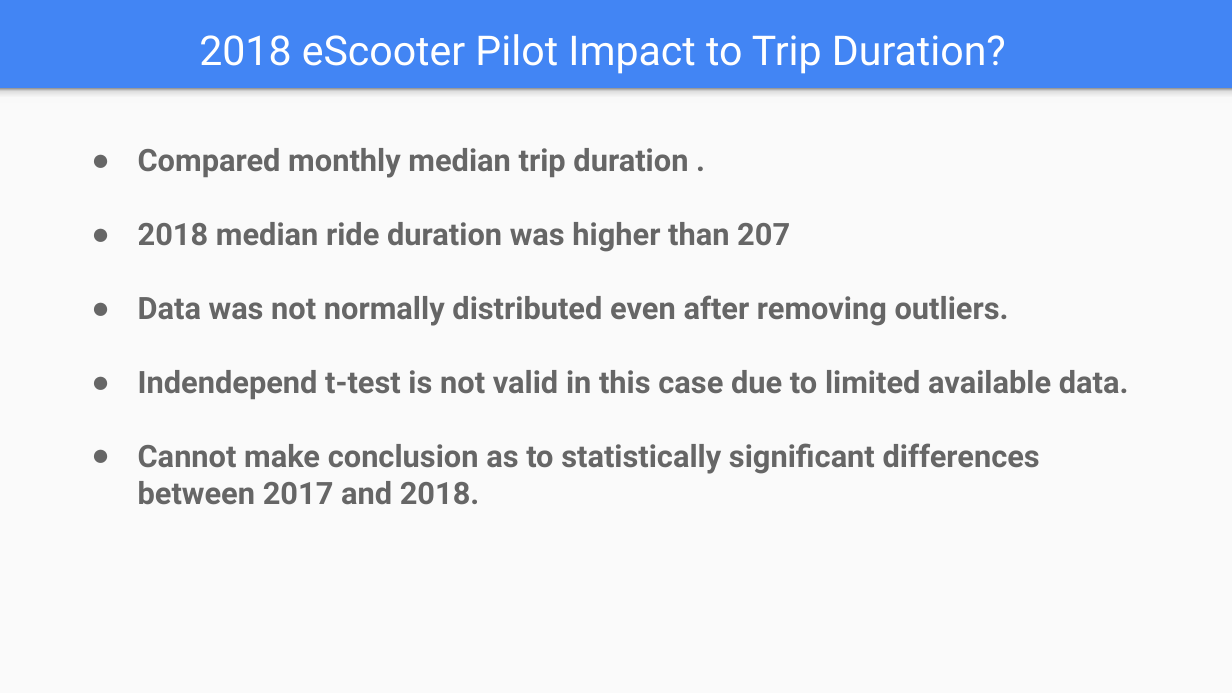
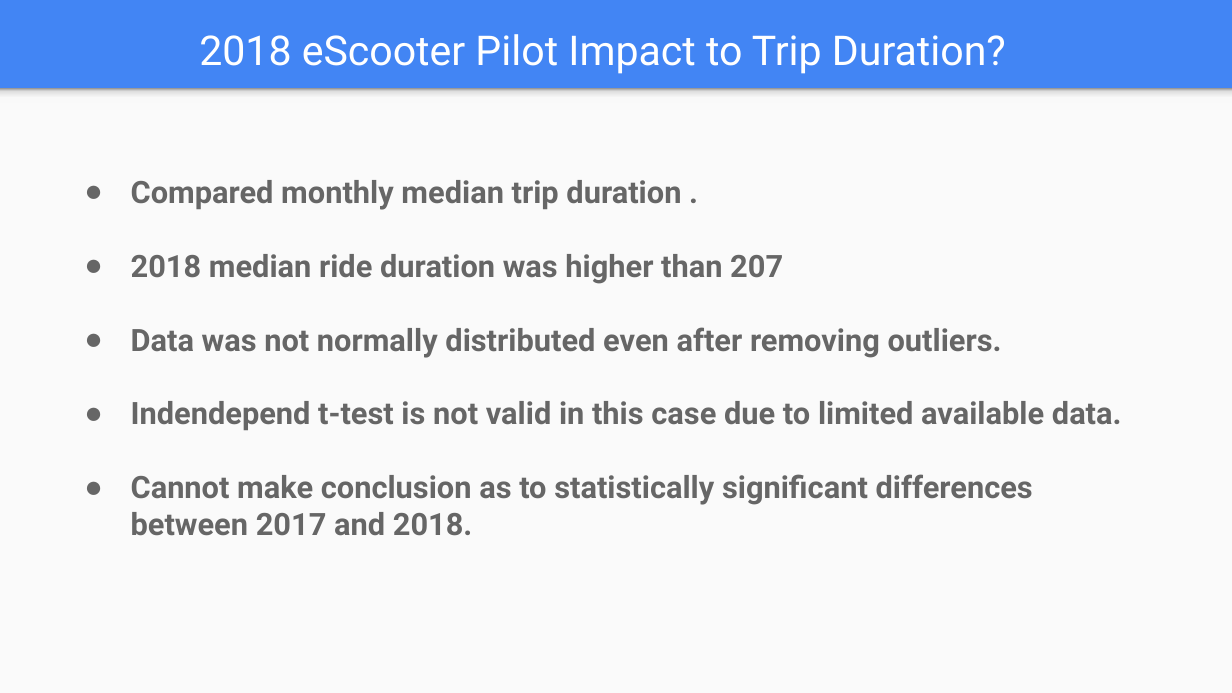
Before and after one commit to tdrygg/Group-Project, a slide deck: slide 12 of Patterns_In_NiceRide_Group6_Final.pptx. Drawn at 1232x693 pixels with LibreOffice and Linux fonts; fonts in the diff are those of the drawing. Boxes give left, top, right and bottom in pixels: in the first picture for what was removed or moved away, otherwise in the second. Text is boxed around its words. In the diff, an @@ line names an element or a change of style, - is before the commit and + after.

```diff
--- a/Patterns_In_NiceRide_Group6_Final.pptx
+++ b/Patterns_In_NiceRide_Group6_Final.pptx
@@ text "Compared monthly median trip duration ...": place and size @@
-text "Compared monthly median trip duration ..." at box(138, 148, 1129, 505)
+text "Compared monthly median trip duration ..." at box(131, 180, 1122, 536)
```
Also in this commit, not shown: 7 other slides changed.
